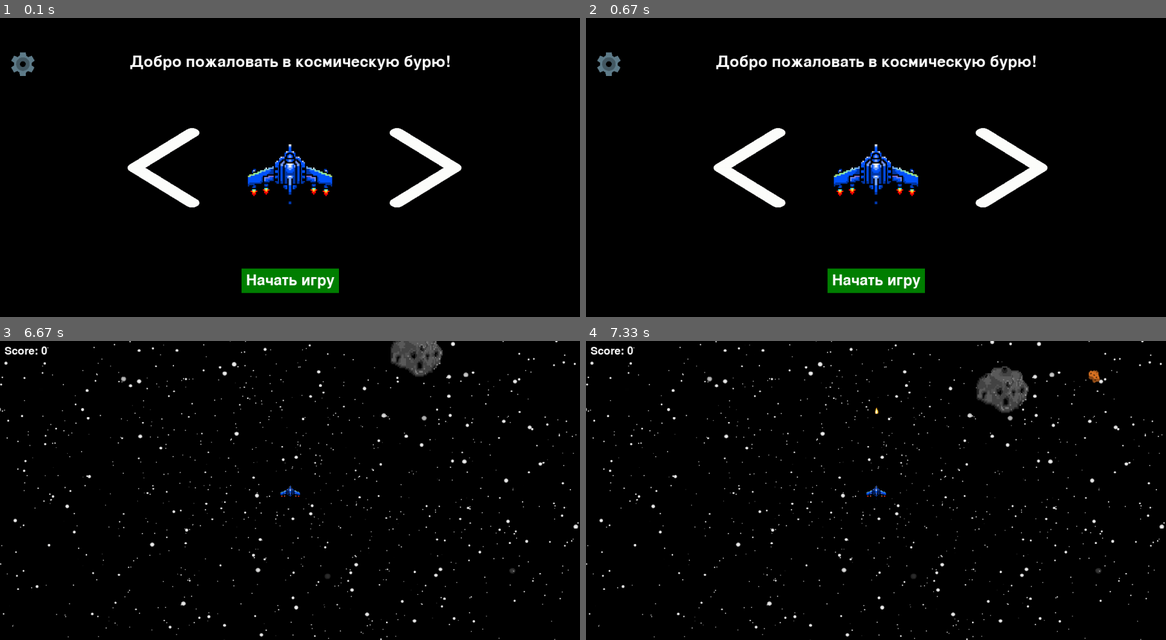
Above: before the commit, frames 1-4 (two rows, left to right).
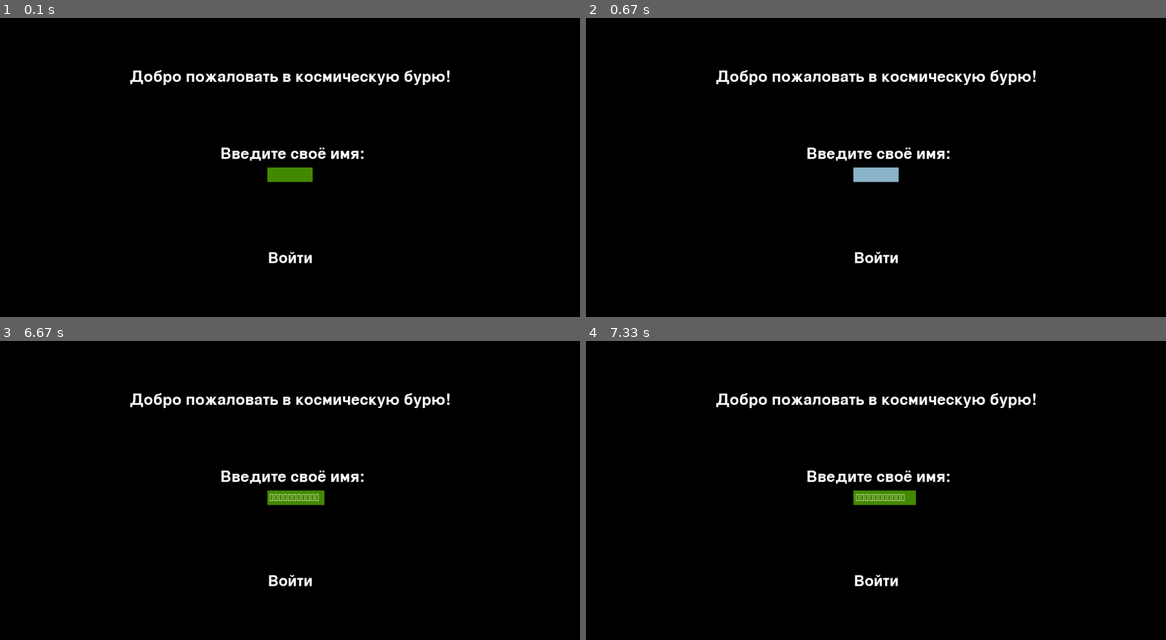
Above: after the commit, the same moments.

Repository: grigoriy-st/PyGame-project
Game: pygame game, started from src/main.py
Two runs of this game, one before a commit and one after it. Both use one fixed random seed, a clock stepped at 60 frames per second and the inputs below.
Inputs (mouse positions are in pixels of both pictures, inside the frame that each line leads up to):
- Up to frame 1 (0.1 s): no input
- Up to frame 2 (0.67 s): click (876, 173) at 0.38 s
- Up to frame 3 (6.67 s): hold Backspace 0.67-1.13 s; hold Right 0.67-1.13 s; click (475, 481) at 1.22 s; tap Enter at 2, 3.33, 3.73, 4.03, 4.23, 4.57, 4.87, 5.07, 5.37, 5.63, 5.97, 6.27 s; hold Backspace 2.33-2.8 s; tap Space at 6.4 s
- Up to frame 4 (7.33 s): tap Space at 6.8, 7.1 s

The runs differ from the first frame. In frame 1, 7.4% of the frame differs, in the area x 1-80%, y 11-93%; in frame 2, 7.4%; in frame 3, 4.9%; in frame 4, 5.0%.

Commit message:
Добавил окно ввода пользовательского имени. Отображение очков в конце игры. Добавил пустую БД. Нужно данные связать с бд.

Diff:
--- a/src/game.py
+++ b/src/game.py
@@ -4,6 +4,8 @@
 import random
 from moviepy import VideoFileClip
 from screeninfo import get_monitors
+
+os.chdir("src")
 
 monitors = [m for m in get_monitors()]
 
@@ -24,6 +26,10 @@
 
 skin_index = 0
 img_skin_names = ['baseSkin', 'skin2', 'skin3', 'skin4', 'skin5']
+
+# Для авторизации
+user_name = None
+
 
 def settings():
     ''' отображение видео в настройках '''
@@ -182,6 +188,78 @@
         self.font = pygame.font.Font(None, 50)
         self.button_font = pygame.font.Font(None, 48)
 
+    def show_auth_screen(self):
+        global user_name
+        self.screen.fill(BLACK)
+
+        clock = pygame.time.Clock()
+        base_font = pygame.font.Font(None, 32)
+        user_text = ''
+
+        input_width = 200
+        input_height = 32
+        # input_rect = pygame.Rect((WIDTH // 2) - (input_width // 2), (HEIGHT // 2) - (input_height // 2), input_width, input_height)
+        input_rect = pygame.Rect((WIDTH // 2 - 50), (HEIGHT // 2), input_width, input_height)
+
+        color_active = pygame.Color('lightskyblue3')
+        color_passive = pygame.Color('chartreuse4')
+        color = color_passive
+        active = False
+
+        button_text = self.button_font.render("Войти", True, (255, 255, 255))
+        button_rect = button_text.get_rect(center=(WIDTH // 2, HEIGHT // 2 + 200))
+        pygame.draw.rect(self.screen, (0, 128, 0), button_rect.inflate(20, 20))  # Кнопка
+
+        welcome_text = self.font.render("Добро пожаловать в космическую бурю!", True, (255, 255, 255))
+        text_rect = welcome_text.get_rect(center=(WIDTH // 2, HEIGHT // 2 - 200))
+
+        text2= self.font.render("Введите своё имя:", True, (255, 255, 255))
+        text2_rect = welcome_text.get_rect(center=(WIDTH // 2 + 200, HEIGHT // 2 - 30))
+
+        while True:
+            for event in pygame.event.get():
+
+                if event.type == pygame.QUIT:
+                    pygame.quit()
+                    sys.exit()
+
+                if event.type == pygame.MOUSEBUTTONDOWN:
+                    if input_rect.collidepoint(event.pos):
+                        active = True
+                    else:
+                        active = False
+
+                    if button_rect.collidepoint(event.pos):
+                        user_name = user_text
+                        return
+
+                if event.type == pygame.KEYDOWN:
+                    if event.key == pygame.K_BACKSPACE:
+                        user_text = user_text[:-1]
+                    else:
+                        user_text += event.unicode
+
+
+
+
+            self.screen.fill(BLACK)
+            self.screen.blit(button_text, button_rect)
+            self.screen.blit(welcome_text, text_rect)
+            self.screen.blit(text2, text2_rect)
+
+            if active:
+                color = color_active
+            else:
+                color = color_passive
+
+            pygame.draw.rect(self.screen, color, input_rect)
+            text_surface = base_font.render(user_text, True, (255, 255, 255))
+            self.screen.blit(text_surface, (input_rect.x+5, input_rect.y+5))
+            input_rect.w = max(100, text_surface.get_width()+10)
+            pygame.display.flip()
+            # 60 frames should be passed.
+            clock.tick(60)
+
     def show_welcome_screen(self):
         """ Отображение приветственного окна. """
         global skin_index
@@ -189,7 +267,7 @@
             self.screen.fill((0, 0, 0))
 
             # Главный текст
-            welcome_text = self.font.render("Добро пожаловать в космическую бурю!", True, (255, 255, 255))
+            welcome_text = self.font.render(f"{user_name}, добро пожаловать в космическую бурю!", True, (255, 255, 255))
             text_rect = welcome_text.get_rect(center=(WIDTH // 2, 60))
             text_rect.top = 80
             self.screen.blit(welcome_text, text_rect)
@@ -261,6 +339,10 @@
         pygame.display.set_caption("Game over")
         blue = (0, 0, 0)
 
+        res_text = self.font.render(f"Твой результат: {SCORE}", True, (255, 255, 255))
+        text_rect = res_text.get_rect(center=(WIDTH // 2, 60))
+        text_rect.top = 80
+
         try:
             image = pygame.image.load('../assets/images/gameover.png')
 
@@ -309,14 +391,18 @@
 
             all_sprites.update(clock)
             # self.screen.fill(blue)
+            self.screen.blit(res_text, text_rect)
             all_sprites.draw(self.screen)
             pygame.display.flip()
             clock.tick(60)
         pygame.quit()
 
     def run(self):
-        self.show_welcome_screen()
-        self.main_game()
+        self.show_auth_screen()
+
+        if user_name:
+            self.show_welcome_screen()
+            self.main_game()
 
     def main_game(self):
         """ Основной игровой цикл. """
--- /dev/null
+++ b/test.py
@@ -0,0 +1,47 @@
+import pygame
+import sys
+
+pygame.init()
+clock = pygame.time.Clock()
+screen = pygame.display.set_mode([600, 500])
+base_font = pygame.font.Font(None, 32)
+user_text = ''
+input_rect = pygame.Rect(200, 200, 140, 32)
+color_active = pygame.Color('lightskyblue3')
+color_passive = pygame.Color('chartreuse4')
+color = color_passive
+active = False
+
+while True:
+    for event in pygame.event.get():
+
+        if event.type == pygame.QUIT:
+            pygame.quit()
+            sys.exit()
+
+        if event.type == pygame.MOUSEBUTTONDOWN:
+            if input_rect.collidepoint(event.pos):
+                active = True
+            else:
+                active = False
+
+        if event.type == pygame.KEYDOWN:
+            if event.key == pygame.K_BACKSPACE:
+                user_text = user_text[:-1]
+            else:
+                user_text += event.unicode
+
+    screen.fill((255, 255, 255))
+
+    if active:
+        color = color_active
+    else:
+        color = color_passive
+
+    pygame.draw.rect(screen, color, input_rect)
+    text_surface = base_font.render(user_text, True, (255, 255, 255))
+    screen.blit(text_surface, (input_rect.x+5, input_rect.y+5))
+    input_rect.w = max(100, text_surface.get_width()+10)
+    pygame.display.flip()
+    # 60 frames should be passed.
+    clock.tick(60)
Not shown, added: db/data.sql
